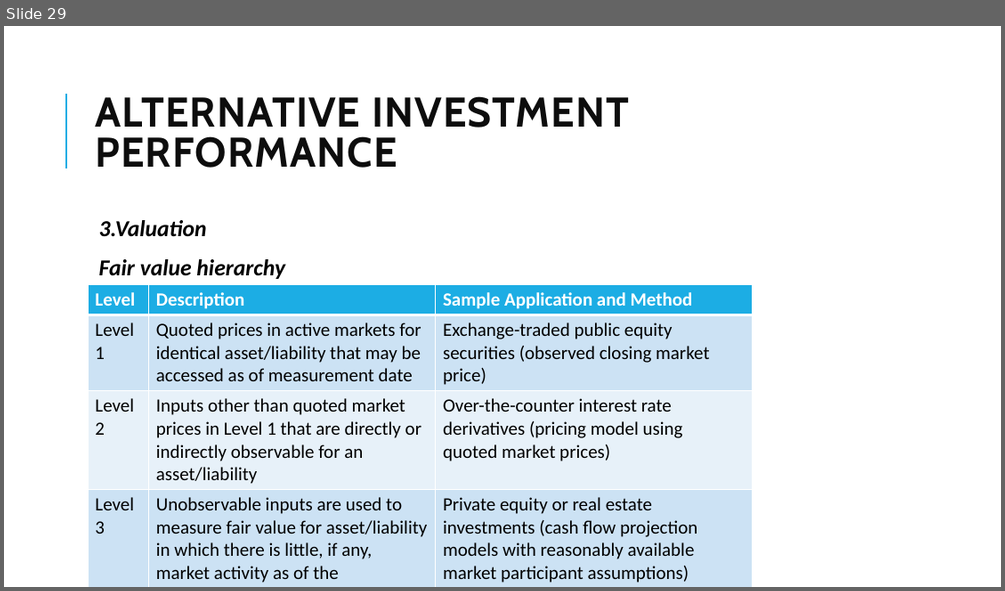
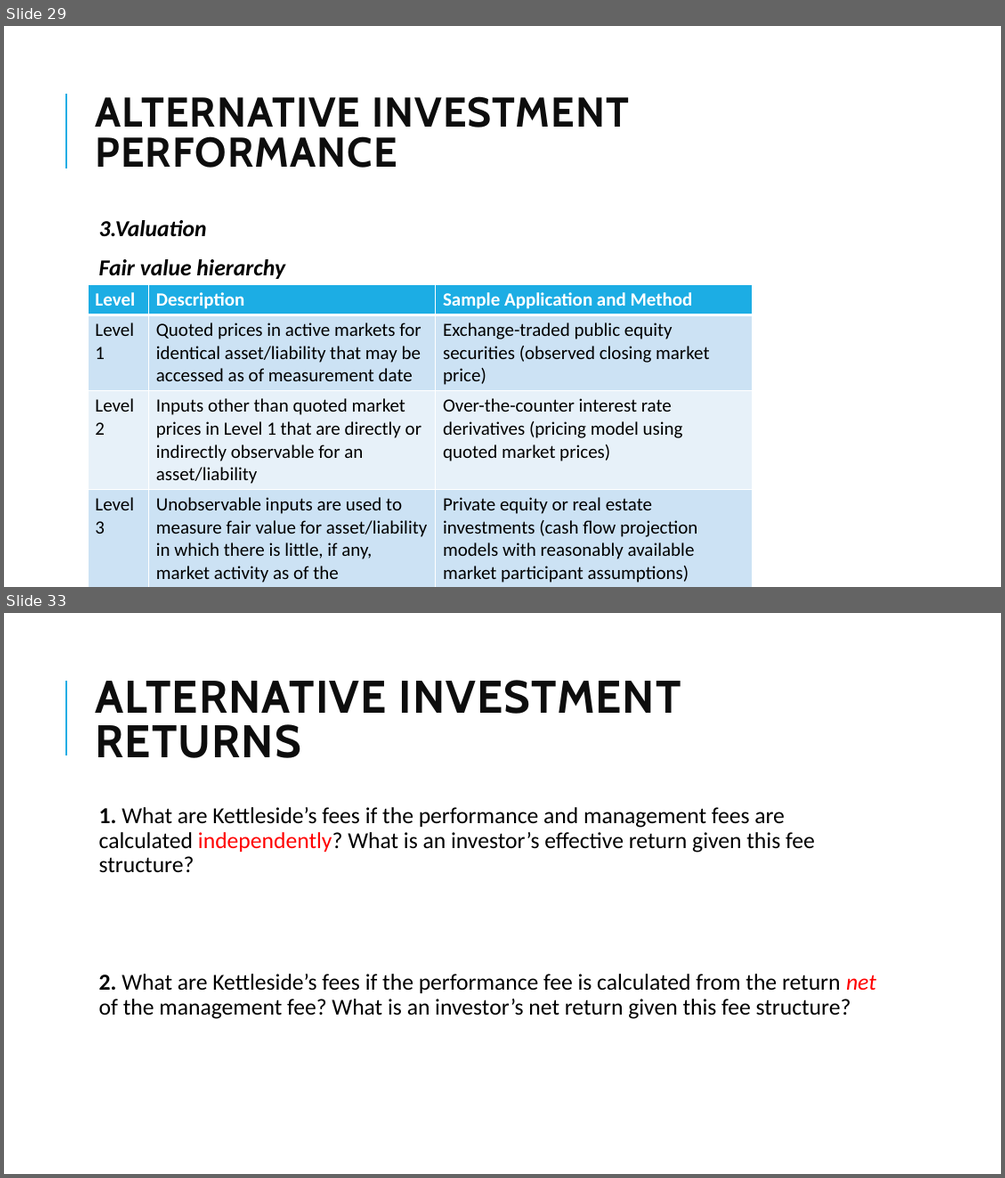
Before and after one commit to Isco0530/data, a slide deck: 2024Alternative.pptx. Shown one above the other, each under a label of ours: slide 29 before the commit, slides 29 and 33 after it; the slides between them are not shown. The pictures are 1005x591 and 1005x1178 pixels, drawn with LibreOffice and Linux fonts; fonts in the diff are those of the drawing. Boxes give left, top, right and bottom in pixels: in the first picture for what was removed or moved away, otherwise in the second. Text is boxed around its words. In the diff, an @@ line names an element or a change of style, - is before the commit and + after.

```diff
--- a/2024Alternative.pptx
+++ b/2024Alternative.pptx
@@ slide 33 added at (4, 613, 1001, 1174), background #FFFFFF; not listed: 1 template element that a slide beside it also shows @@
@@ title added at (95, 680, 680, 758), 44 pt, text #0D0D0D, bold @@
+ALTERNATIVE INVESTMENT RETURNS
@@ text added at (99, 807, 876, 1019), 22 pt, text #000000 @@
+  1. What are Kettleside’s fees if the performance and management fees are calculated independently? What is an investor’s effective return given this fee structure?
+  2. What are Kettleside’s fees if the performance fee is calculated from the return net of the management fee? What is an investor’s net return given this fee structure?
```
Also in this commit, not shown: 1 slide changed, 10 other slides added.
